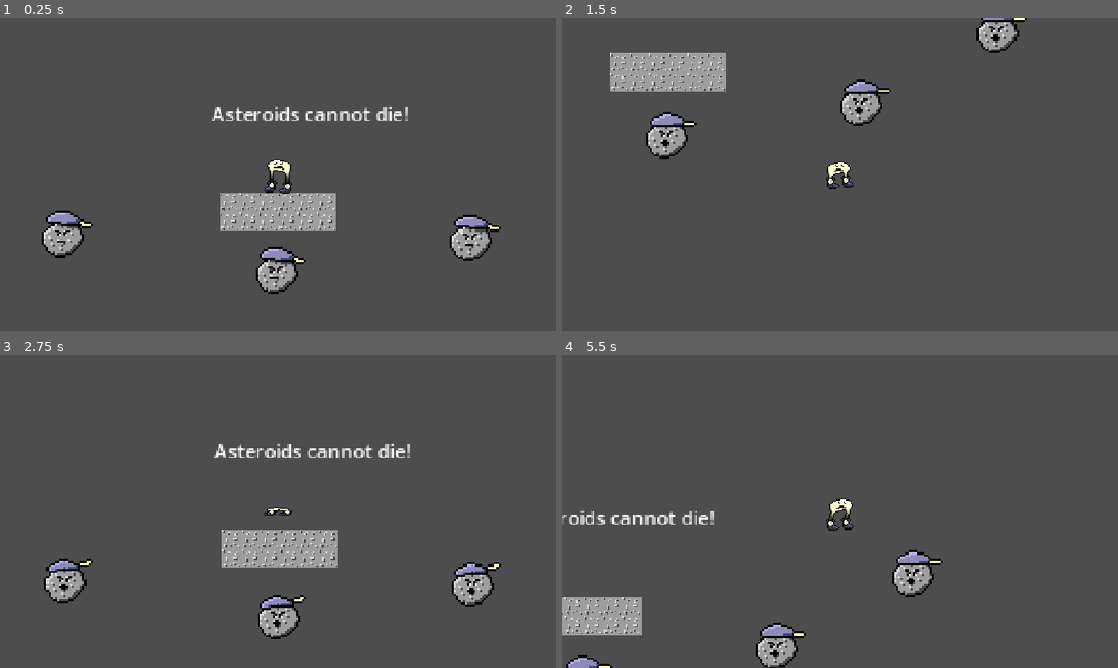
Above: before the commit, frames 1-4 (two rows, left to right).
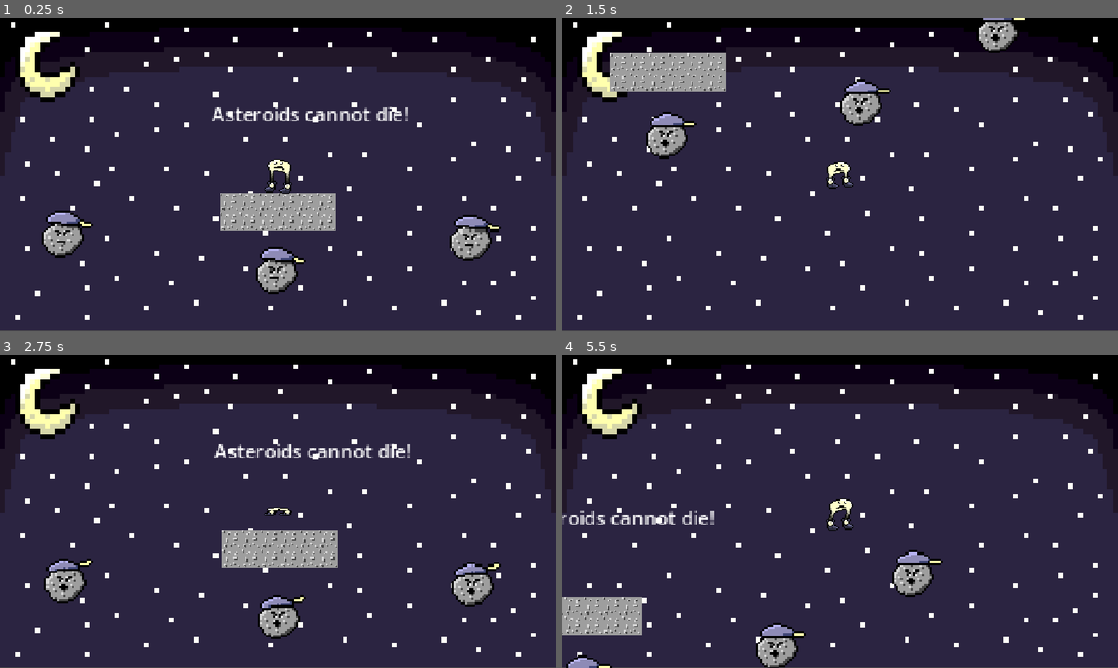
Above: after the commit, the same moments.

Repository: menlojacob/MoonShoesGame
Game: Godot game, scene res://Scenes/level_four.tscn
The game is run twice, just before and just after one commit, with the same random seed, the same clock (stepped at 60 frames per second) and the same inputs. This scene is started directly instead of the project's main scene.
Inputs:
- Up to frame 1 (0.25 s): no input
- Up to frame 2 (1.5 s): hold Right (move_right) from 0.53 s (still down); tap Shift (Dash) at 0.6 s; tap Space (jump) at 0.77 s; tap S (ground_pound) at 1.35 s
- Up to frame 3 (2.75 s): tap Space (jump) at 1.52 s; release Right (move_right) at 2.03 s; hold Left (move_left) from 2.03 s (still down); tap Shift (Dash) at 2.1 s
- Up to frame 4 (5.5 s): release Left (move_left) at 2.78 s; hold Right (move_right) 2.78-4.28 s; tap S (ground_pound) at 2.85, 4.35 s; tap Space (jump) at 3.02, 3.77, 4.52 s; tap Shift (Dash) at 3.6, 5.1 s; hold Left (move_left) 4.28-5.03 s; hold Right (move_right) from 5.03 s (still down)

The runs differ from the first frame. In frame 1, 94% of the frame differs, in the area x 0-100%, y 0-100%; in frame 2, 94%; in frame 3, 94%; in frame 4, 95%.

Commit message:
rocket and cobbler

Diff:
--- a/Scenes/level_four.tscn
+++ b/Scenes/level_four.tscn
@@ -5,11 +5,13 @@
 [ext_resource type="Texture2D" uid="uid://b8v3718a1l4g0" path="res://Assets/sprites/MountainTileSet.png" id="2_ko7jo"]
 [ext_resource type="PackedScene" uid="uid://n2ehclwjygdl" path="res://Scenes/dash_ability.tscn" id="2_vt7lo"]
 [ext_resource type="PackedScene" uid="uid://cctp8kk5qdco8" path="res://Scenes/ground_pound_ability.tscn" id="3_e27sj"]
+[ext_resource type="Texture2D" uid="uid://dsk2l7gx40yti" path="res://Assets/sprites/MoonBackground.png" id="3_jmoiw"]
 [ext_resource type="PackedScene" uid="uid://bwpn2mv4q143x" path="res://Scenes/circle_path.tscn" id="5_e27sj"]
 [ext_resource type="PackedScene" uid="uid://kqmxsi4n3kwa" path="res://Scenes/movement_path.tscn" id="6_3xrma"]
 [ext_resource type="PackedScene" uid="uid://djgn5qodrihhl" path="res://Scenes/spiky_star_enemy.tscn" id="8_relrn"]
 [ext_resource type="PackedScene" uid="uid://ba8wuqb1lgp1c" path="res://Scenes/firefly_enemy.tscn" id="9_ko7jo"]
 [ext_resource type="PackedScene" uid="uid://df3yg3rpgnlna" path="res://Scenes/checkpoint.tscn" id="9_r1qxl"]
+[ext_resource type="Texture2D" uid="uid://1msgxn0odx0o" path="res://Assets/sprites/TheCobbler.png" id="11_e2sv8"]
 
 [sub_resource type="TileSetAtlasSource" id="TileSetAtlasSource_e2sv8"]
 texture = ExtResource("2_ko7jo")
@@ -157,6 +159,28 @@
 physics_layer_0/collision_layer = 1
 sources/0 = SubResource("TileSetAtlasSource_e2sv8")
 
+[sub_resource type="AtlasTexture" id="AtlasTexture_jmoiw"]
+atlas = ExtResource("11_e2sv8")
+region = Rect2(0, 0, 64, 64)
+
+[sub_resource type="AtlasTexture" id="AtlasTexture_nespj"]
+atlas = ExtResource("11_e2sv8")
+region = Rect2(0, 64, 64, 64)
+
+[sub_resource type="SpriteFrames" id="SpriteFrames_c8kw3"]
+animations = [{
+"frames": [{
+"duration": 1.0,
+"texture": SubResource("AtlasTexture_jmoiw")
+}, {
+"duration": 1.0,
+"texture": SubResource("AtlasTexture_nespj")
+}],
+"loop": 1,
+"name": &"idle",
+"speed": 5.0
+}]
+
 [node name="Level" unique_id=624581394 instance=ExtResource("1_v8nbp")]
 
 [node name="Foreground" parent="." index="1" unique_id=1432229743]
@@ -166,6 +190,16 @@
 [node name="CollisionShape2D" parent="LevelComplete" parent_id_path=PackedInt32Array(270543521) index="0" unique_id=1143746891]
 position = Vector2(-5145, -2253)
 rotation = -3.1415927
+
+[node name="TextureRect" type="TextureRect" parent="Character/Camera2D2" parent_id_path=PackedInt32Array(1926023987) index="0" unique_id=1650803120]
+z_index = -10
+offset_left = -230.0
+offset_top = -130.0
+offset_right = 230.0
+offset_bottom = 129.0
+texture = ExtResource("3_jmoiw")
+expand_mode = 1
+stretch_mode = 4
 
 [node name="DashAbility" parent="Character" parent_id_path=PackedInt32Array(1580066455) index="6" unique_id=1300372267 instance=ExtResource("2_vt7lo")]
 
@@ -589,3 +623,13 @@
 offset_right = -844.0
 offset_bottom = -535.0
 text = "Beware the spiky stars"
+
+[node name="AnimatedSprite2D" type="AnimatedSprite2D" parent="." index="11" unique_id=1513498232]
+position = Vector2(-5194, -2190)
+sprite_frames = SubResource("SpriteFrames_c8kw3")
+animation = &"idle"
+autoplay = "idle"
+frame = 1
+frame_progress = 0.7784362
+
+[node name="AnimationPlayer" type="AnimationPlayer" parent="AnimatedSprite2D" index="0" unique_id=1586609354]
--- a/Scenes/level_three.tscn
+++ b/Scenes/level_three.tscn
@@ -11,7 +11,7 @@
 [ext_resource type="PackedScene" uid="uid://kqmxsi4n3kwa" path="res://Scenes/movement_path.tscn" id="6_nljgw"]
 [ext_resource type="PackedScene" uid="uid://bwpn2mv4q143x" path="res://Scenes/circle_path.tscn" id="6_xi0j2"]
 [ext_resource type="PackedScene" uid="uid://df3yg3rpgnlna" path="res://Scenes/checkpoint.tscn" id="7_nljgw"]
-[ext_resource type="Texture2D" uid="uid://11sd5rtjs1fc" path="res://Assets/sprites/ROCKET.png" id="11_q5s3g"]
+[ext_resource type="Texture2D" uid="uid://t5vdr6clut1v" path="res://Assets/sprites/RocketShip.png" id="12_5coyv"]
 
 [sub_resource type="LabelSettings" id="LabelSettings_gejx0"]
 font_size = 10
@@ -675,5 +675,5 @@
 one_way_collision = true
 
 [node name="Rocket" type="Sprite2D" parent="StaticBody2D3" index="1" unique_id=1194411018]
-position = Vector2(56, 531)
-texture = ExtResource("11_q5s3g")
+position = Vector2(56, 532)
+texture = ExtResource("12_5coyv")
